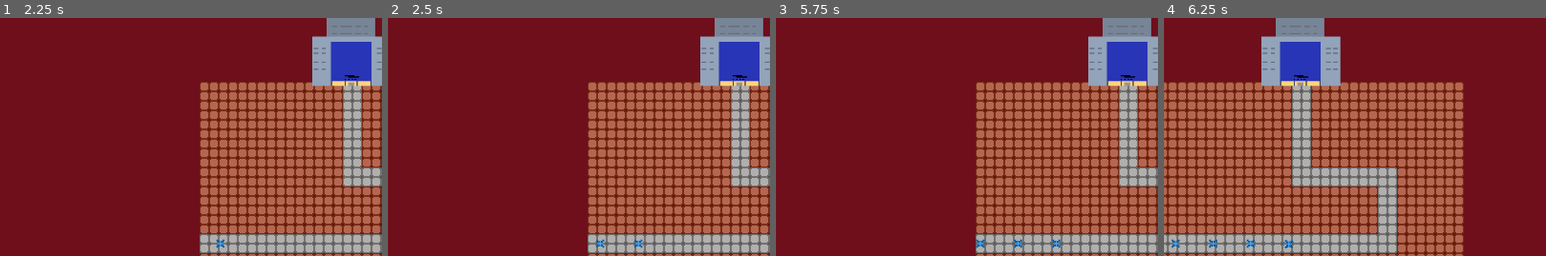
Above: before the commit, frames 1-4 (left to right).
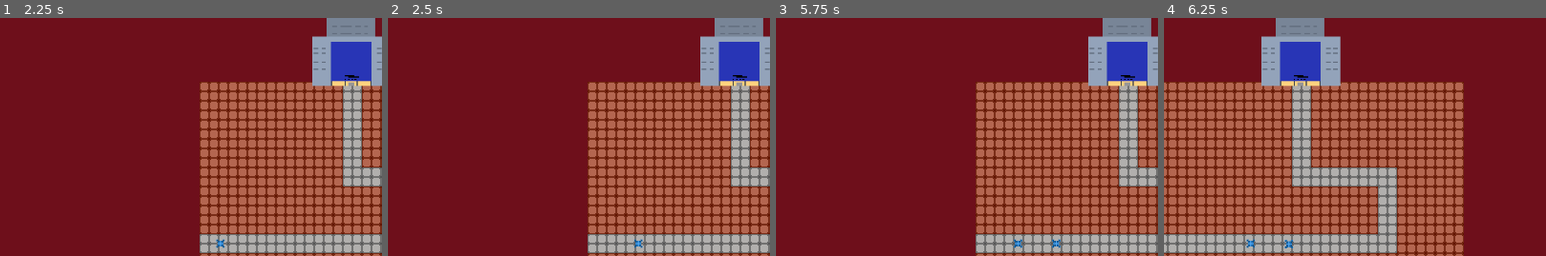
Above: after the commit, the same moments.

Repository: FrameXX/game-jam-02-2026
Game: Godot game, scene res://scenes/main_menu.tscn
The game is run twice, just before and just after one commit, with the same random seed, the same clock (stepped at 60 frames per second) and the same inputs.
Inputs (mouse positions are % of the whole screen's width and height, from its top left):
- Up to frame 1 (2.25 s): click (24, 59) at 0.5 s; click "LEVEL 1" at 1.25 s; click (89, 5) at 2 s
- Up to frame 2 (2.5 s): no input
- Up to frame 3 (5.75 s): click (50, 6) at 2.75 s; click (24, 59) at 3.5 s; click "LEVEL 1" at 4.25 s; click (89, 5) at 5 s
- Up to frame 4 (6.25 s): tap Enter at 5.75 s; move the mouse to (72, 45) at 5.77 s; hold Right (ui_right) from 5.78 s (still down); click (72, 45) at 5.92 s
The pictures show only the part of the screen within x 4-54%, y 35-85%; the shares and areas given below are measured in that part.

Frame 1 is identical in both runs. In frame 2, less than 0.1% of the frame differs, in the area x 54-57%, y 92-97%; in frame 3, less than 0.1%; in frame 4, 0.1%, in the area x 2-14%, y 92-97%.

Commit message:
random supplies

Diff:
--- a/levels/level_01.json
+++ b/levels/level_01.json
@@ -6,7 +6,7 @@
 			"wave_number": 1.0,
 			"enemies": [
 				{
-					"type": "supplies",
+					"type": "basic",
 					"count": 7.0,
 					"interval": 0.3
 				}
@@ -16,11 +16,12 @@
 			"wave_number": 2.0,
 			"enemies": [
 				{
-					"type": "supplies",
+					"type": "basic",
 					"count": 1.0,
 					"interval": 0.3
 				}
 			]
 		}
-	]
+	],
+	"supplies": ["1, 2, 0", "2, 1, 0"]
 }
--- a/levels/level_03.json
+++ b/levels/level_03.json
@@ -6,18 +6,19 @@
 			"wave_number": 1.0,
 			"enemies": [
 				{
-					"type": "supplies",
+					"type": "basic",
 					"count": 1.0,
 					"interval": 0.3,
 					"path_id": 0
 				},
 				{
-					"type": "supplies",
+					"type": "basic",
 					"count": 1.0,
 					"interval": 0.3,
 					"path_id": 1
 				}
 			]
 		}
-	]
+	],
+	"supplies": ["1, 2, 0", "2, 1, 1"]
 }
--- a/scripts/wave_manager.gd
+++ b/scripts/wave_manager.gd
@@ -3,76 +3,74 @@
 var wave_file: String
 var wave_data: Dictionary
 var current_wave_index: int = 0
-var tile_map: TileMap # We will fill this from the outside
+var tile_map: TileMap
 
-func _ready():
-	pass
+# This is our new list that contains both enemies and peppered supplies
+var final_wave_list: Array = []
 
 signal wave_finished
 
 func start_wave(index: int):
-	var waves = wave_data.get("waves", [])
+	# Use the final_wave_list instead of the raw JSON waves
+	if index >= final_wave_list.size():
+		return
 
-	var current_wave = waves[index]
-	print("Starting Wave: ", current_wave["wave_number"])
+	var current_wave = final_wave_list[index]
+
+	# If wave_number is -1, it's an injected supply wave
+	if current_wave.get("wave_number") == -1:
+		print("Incoming Supply Drop!")
+	else:
+		print("Starting Wave: ", current_wave["wave_number"])
 
 	for enemy_group in current_wave["enemies"]:
 		await spawn_enemy_group(enemy_group)
 
 	while get_tree().get_nodes_in_group("enemies").size() > 0:
-		# Check again every half-second so we don't lag the game
 		await get_tree().create_timer(0.5).timeout
 
 	wave_finished.emit()
 	current_wave_index += 1
 
-	print("Wave ", current_wave["wave_number"], " spawn complete.")
-
-	if current_wave_index >= waves.size():
+	# Check for win condition against the FULL list
+	if current_wave_index >= final_wave_list.size():
 		$"../HUD/CanvasLayer".show_dialog("You won!")
 		await get_tree().create_timer(1.5).timeout
 		if Global.unlocked_level == Global.selected_level:
 			Global.unlocked_level += 1
 		get_tree().change_scene_to_file("res://scenes/level_menu.tscn")
 
-	# 4. Move to the next index and start again
+func spawn_enemy_group(group: Dictionary):
+	if not tile_map:
+		printerr("WaveManager Error: No TileMap assigned!")
+		return
 
-func spawn_enemy_group(group: Dictionary):
-	# group["type"] -> "slime"
-	# group["count"] -> 5
-	# group["interval"] -> 1.0
-	if not tile_map:
-		printerr("WaveManager Error: No Path2D assigned!")
-		return
 	var path_idx = group.get("path_id", 0)
 	var paths_list = wave_data.get("paths", [])
 
 	if paths_list.size() <= path_idx:
-		printerr("WaveManager Error: Path index ", path_idx, " not found in JSON 'paths'!")
+		printerr("WaveManager Error: Path index not found!")
 		return
 
 	var path_node_name = paths_list[path_idx]
 	var path_node = tile_map.find_child(path_node_name)
+
 	if not path_node:
-		printerr("WaveManager Error: Could not find a child named ", path_node_name, " inside TileMap!")
 		return
+
+	# Load once per group for performance
 	var enemy_scene = load("res://scenes/enemies/" + group["type"] + ".tscn")
+
 	for i in range(group["count"]):
-		print("Spawning ", group["type"])
-		var current_enemy = load("res://scenes/enemies/" + group["type"] + ".tscn")
-	# 3. Instantiate and Add
-		var enemy_instance = current_enemy.instantiate()
+		var enemy_instance = enemy_scene.instantiate()
 		enemy_instance.add_to_group("enemies")
-#		# 4. Add the enemy as a child of the path
 		enemy_instance.z_index = 10
 		path_node.add_child(enemy_instance)
 
-		# Insert your actual instantiation logic here (e.g., .instantiate())
 		await get_tree().create_timer(group["interval"]).timeout
 
 func load_wave_data(path: String) -> Dictionary:
 	if not FileAccess.file_exists(path):
-		print("File not found!")
 		return {}
 
 	var file = FileAccess.open(path, FileAccess.READ)
@@ -80,9 +78,33 @@
 	file.close()
 
 	var json_data = JSON.parse_string(content)
+	if json_data == null: return {}
 
-	if json_data == null:
-		print("Error parsing JSON")
-		return {}
+	# --- INJECTION LOGIC ---
+	wave_data = json_data # Store the full data for paths
+	final_wave_list = json_data.get("waves", []).duplicate()
+
+	var supplies = json_data.get("supplies", [])
+	for s_string in supplies:
+		# Split "1, 2" -> ["1", " 2"]
+		var parts = s_string.split(",")
+		var amount = parts[0].strip_edges().to_int()
+		var count = parts[1].strip_edges().to_int()
+		var path_id = parts[2].strip_edges().to_int()
+
+		for i in range(amount):
+			# Insert the supply wave at a random position within the allowed range
+			var random_pos = randi_range(0, final_wave_list.size())
+
+			var supply_wave = {
+				"wave_number": -1, # Flag for supplies
+				"enemies": [{
+					"type": "supplies",
+					"count": count,
+					"interval": 0.3,
+					"path_id": path_id
+				}]
+			}
+			final_wave_list.insert(random_pos, supply_wave)
 
 	return json_data
Not shown: 1 places in scenes/main_menu.tscn that only renumber resources
